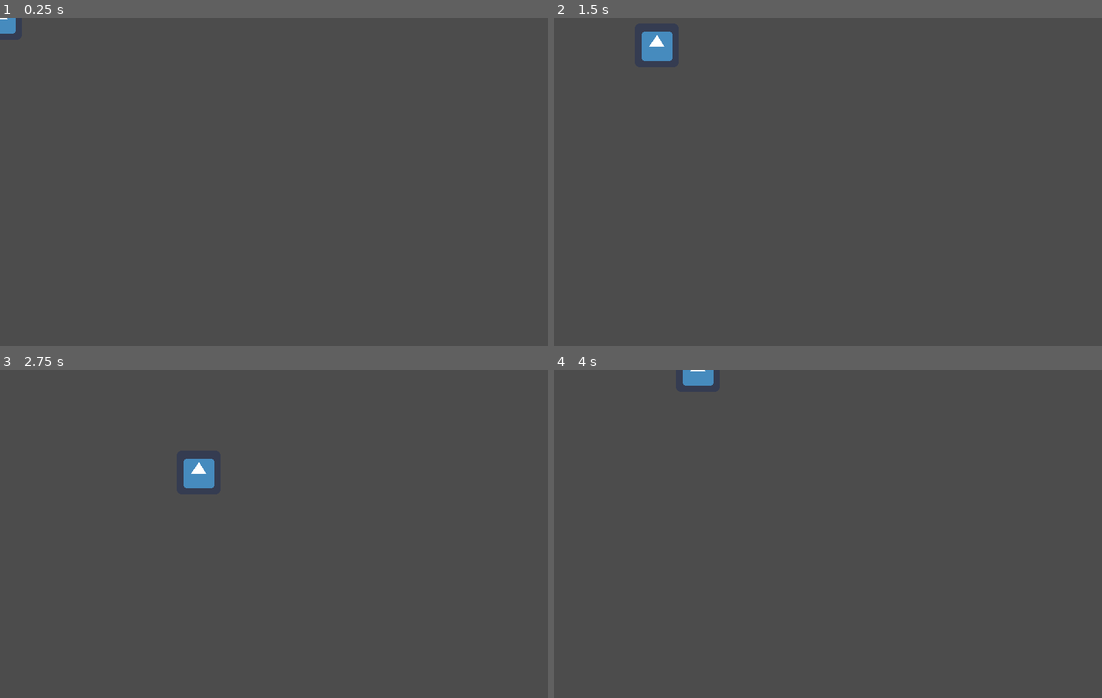
Above: before the commit, frames 1-4 (two rows, left to right).
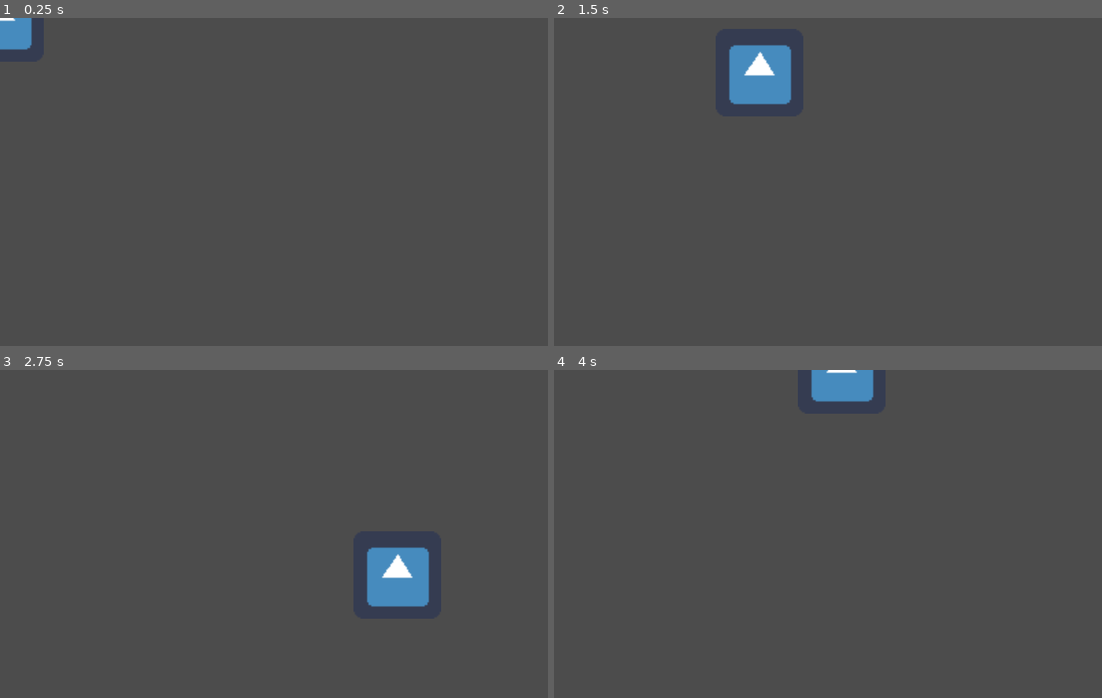
Above: after the commit, the same moments.

Repository: CheersLoveDani/top-down-shooter
Game: Godot game, scene res://Scenes/main.tscn
Same seed, same stepped clock (60 frames per second), same inputs: the game is played once before the commit and once after it. The engine's default icon, where the game draws it, is replaced by a stand-in: a white triangle on a blue panel in a dark square.
Inputs:
- Up to frame 1 (0.25 s): no input
- Up to frame 2 (1.5 s): tap Enter at 0.5 s; hold Right (right) 0.53-1.28 s; hold Down (down) from 1.28 s (still down)
- Up to frame 3 (2.75 s): release Down (down) at 2.03 s; hold Right (right) from 2.03 s (still down)
- Up to frame 4 (4 s): release Right (right) at 2.78 s; hold W (up) 2.78-3.53 s; hold A (left) from 3.53 s (still down)

The runs differ from the first frame. In frame 1, 0.5% of the frame differs, in the area x 0-6%, y 0-10%; in frame 2, 2.6%, in the area x 16-44%, y 4-27%; in frame 3, 2.6%; in frame 4, 1.4%.

Commit message:
window size adjustments

Diff:
--- a/project.godot
+++ b/project.godot
@@ -16,8 +16,8 @@
 
 [display]
 
-window/size/width=800
-window/size/height=480
+window/size/width=400
+window/size/height=240
 window/stretch/mode="2d"
 window/stretch/aspect="keep"
 
